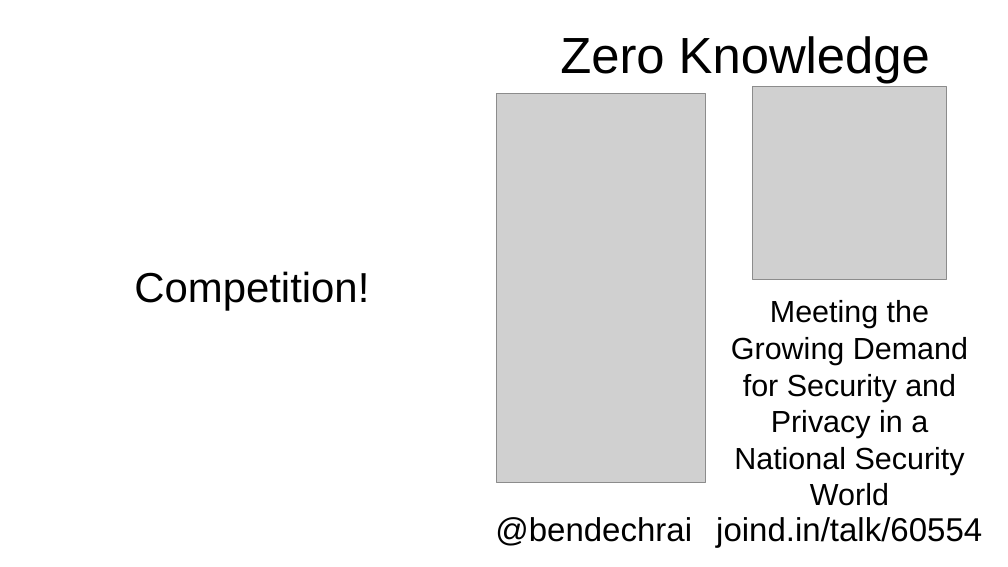
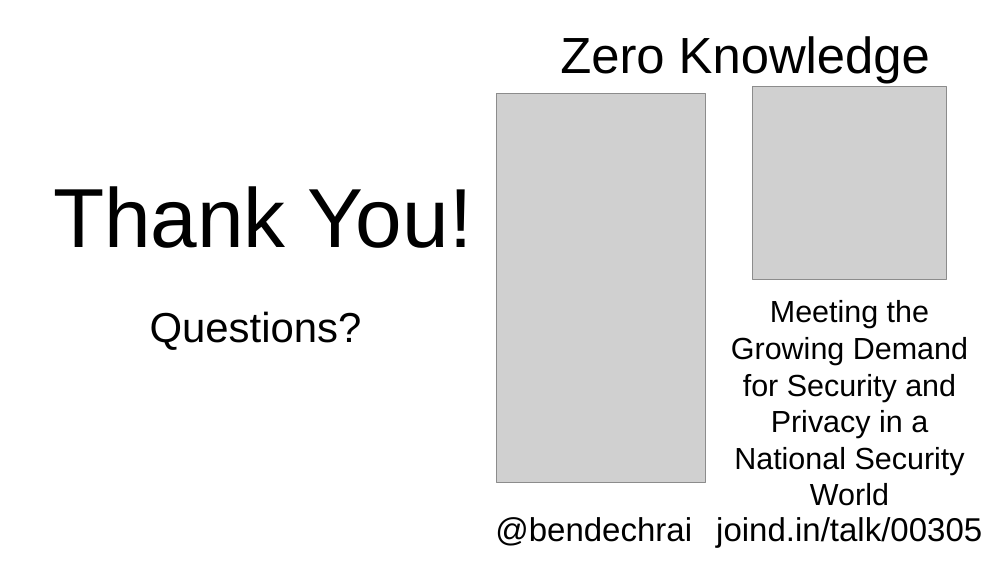
Before and after one commit to privacybastion/zeroknowledge-presentation, a slide deck: slide 46 of Zero Knowledge.odp. Drawn at 1008x567 pixels with LibreOffice and Linux fonts; fonts in the diff are those of the drawing; grey boxes stand for pictures. Boxes give left, top, right and bottom in pixels: in the first picture for what was removed or moved away, otherwise in the second. Text is boxed around its words. In the diff, an @@ line names an element or a change of style, - is before the commit and + after.

```diff
--- a/Zero Knowledge.odp
+++ b/Zero Knowledge.odp
@@ title at (53, 186, 473, 248): text changed; size 33 to 66 pt @@
-Competition!
+Thank You!
@@ title added at (150, 311, 362, 350), 33 pt, text #000000 @@
+Questions?
@@ text at (716, 517, 982, 548): text changed @@
-joind.in/talk/60554
+joind.in/talk/00305
```
Also in this commit, not shown: 41 other slides changed, 3 slides removed.
